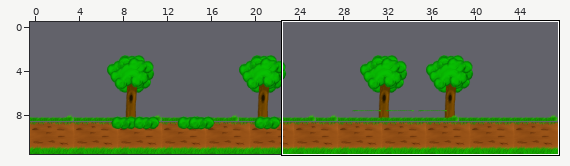
Tiled map: res/Normal/stage1.tmx. Above, an overview of the earlier version with the close-up marked.
Close-up. Before the edit:
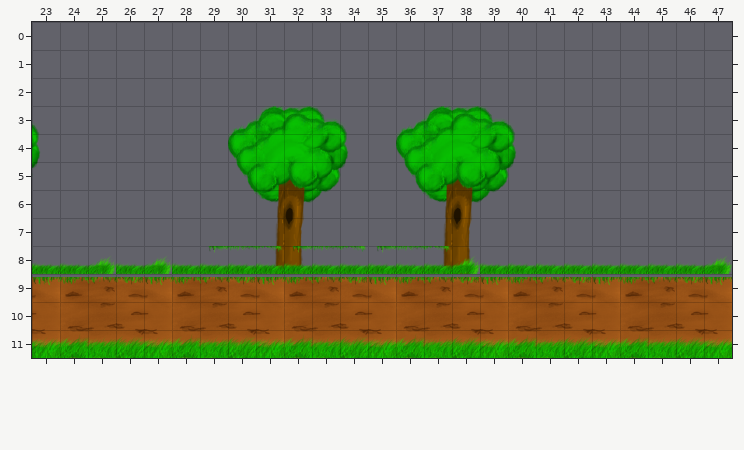
Cells are 64x64 px. Shown: x 23..47, y 0..11. The commit also changed other parts of the map, which this record leaves out.
New version:
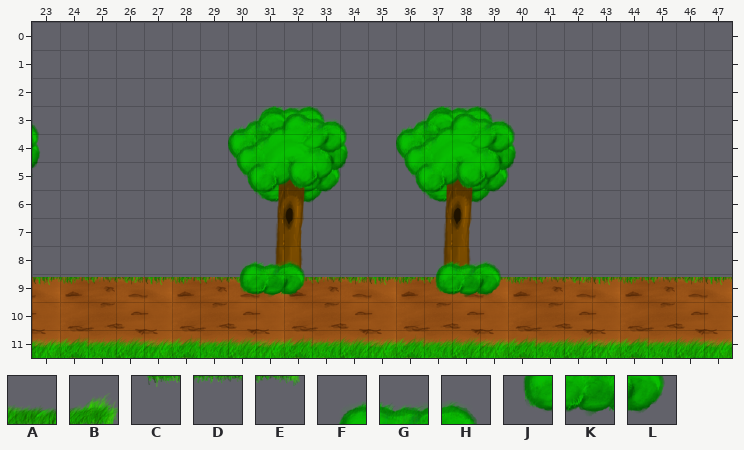
Key: from "tileds": A 6, B 7, C 13, D 14, E 15, F 138, G 139, H 140, J 146, K 147, L 148.
_ is an empty cell.
What changed:
{"where": "layer \"grass\" (now hidden)"}
{"y":8,"x":23,"old":"AABABAAAAAAAAAABAAAAAAAAB","new":"_________________________"}
{"where": "layer \"bush1\""}
{"y":8,"x":29,"old":"CDECDECDE__","new":"_FGH____FGH"}
{"y":9,"x":30,"old":"___","new":"JKL"}
{"y":9,"x":37,"old":"___","new":"JKL"}
